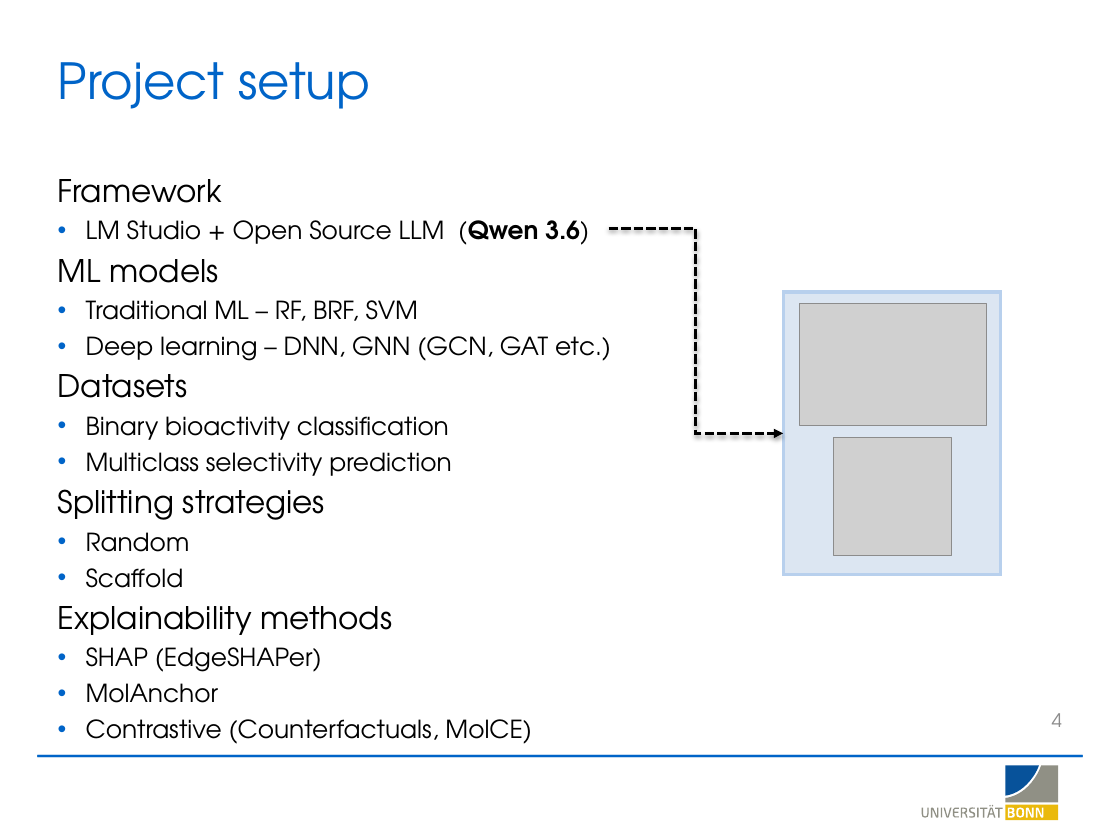
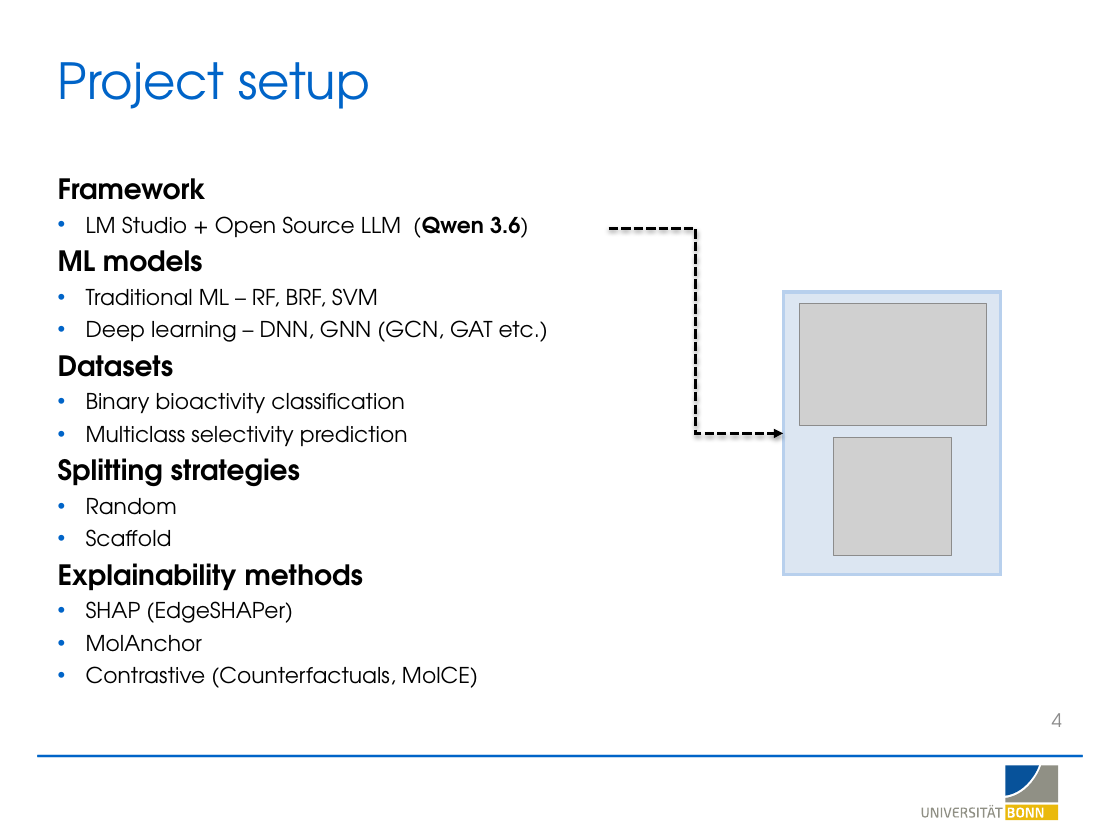
Before and after one commit to LSI-Uni-Bonn/ChemicHAL, a slide deck: slide 4 of slides/AI_Agent_Explainability.pptx. Drawn at 1120x840 pixels with LibreOffice and Linux fonts; fonts in the diff are those of the drawing; grey boxes stand for pictures; background and template pictures are left out. Boxes give left, top, right and bottom in pixels: in the first picture for what was removed or moved away, otherwise in the second. Text is boxed around its words. In the diff, an @@ line names an element or a change of style, - is before the commit and + after.

Commit message:
Update AI Agent Explainability presentation slides

```diff
--- a/slides/AI_Agent_Explainability.pptx
+++ b/slides/AI_Agent_Explainability.pptx
@@ text "Framework" at bbox=[58, 178, 548, 688]: size 20 to 18 pt, bold on in "Framework", "ML models", "Datasets", "Splitting strategies" and 1 more places; size 16 to 14 pt in "LM Studio + Open Source LLM (Qwen ...", "Traditional ML – RF, BRF, SVM", "Deep learning – DNN, GNN (GCN, GAT ...", "Binary bioactivity classification" and 6 more places @@
```
Also in this commit, not shown: 9 other slides changed, 3 slides added, 2 slides removed.
